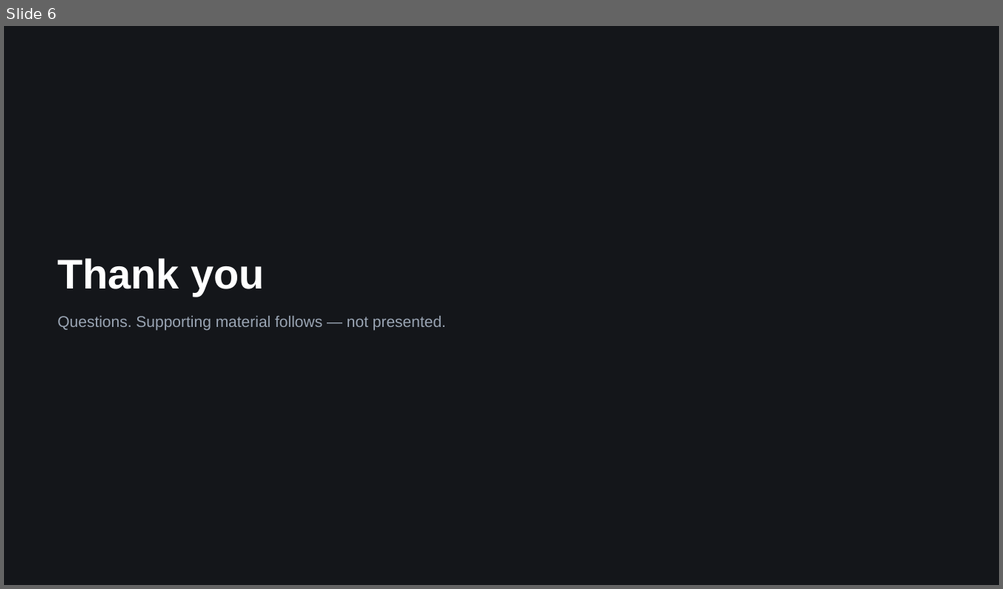
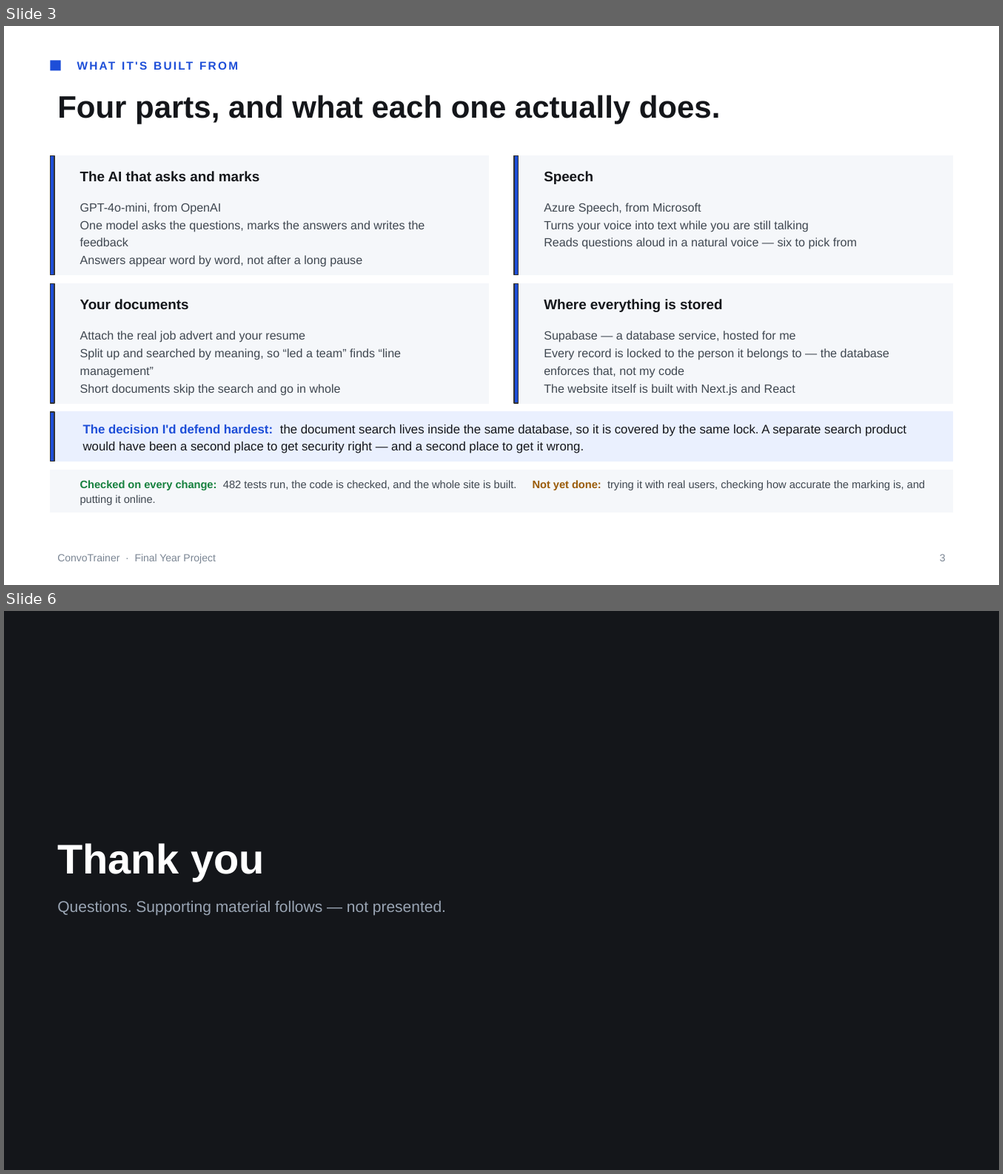
Before and after one commit to DylanTYX/social-interaction-app, a slide deck: docs/presentation/FYP-demo.pptx. Shown one above the other, each under a label of ours: slide 6 before the commit, slides 3 and 6 after it; the slides between them are not shown. The pictures are 1003x589 and 1003x1174 pixels, drawn with LibreOffice and Linux fonts; fonts in the diff are those of the drawing. Boxes give left, top, right and bottom in pixels: in the first picture for what was removed or moved away, otherwise in the second. Text is boxed around its words. In the diff, an @@ line names an element or a change of style, - is before the commit and + after.

```diff
--- a/docs/presentation/FYP-demo.pptx
+++ b/docs/presentation/FYP-demo.pptx
@@ slide 3 added at [4, 26, 999, 585], background #FFFFFF @@
@@ rectangle added at [51, 60, 61, 70], fill #1D4ED8 @@
@@ text added at [139, 62, 147, 70], 11 pt, text #1D4ED8, bold @@
+WHAT IT'S BUILT FROM
@@ text added at [57, 95, 720, 124], 30 pt, text #14161A, bold @@
+Four parts, and what each one actually does.
@@ rectangle added at [51, 156, 489, 275], fill #F5F7FA, outline #F5F7FA 1 pt @@
@@ rectangle added at [51, 156, 55, 275], fill #1D4ED8, outline #333333 1 pt @@
@@ rectangle added at [515, 156, 953, 275], fill #F5F7FA, outline #F5F7FA 1 pt @@
@@ rectangle added at [515, 156, 519, 275], fill #1D4ED8, outline #333333 1 pt @@
@@ text added at [80, 171, 259, 181], 13.5 pt, text #14161A, bold @@
+The AI that asks and marks
@@ text added at [543, 171, 593, 184], 13.5 pt, text #14161A, bold @@
+Speech
@@ text added at [80, 203, 424, 267], 11.5 pt, text #3F4750 @@
+GPT-4o-mini, from OpenAI
+One model asks the questions, marks the answers and writes the feedback
+Answers appear word by word, not after a long pause
@@ text added at [543, 203, 856, 249], 11.5 pt, text #3F4750 @@
+Azure Speech, from Microsoft
+Turns your voice into text while you are still talking
+Reads questions aloud in a natural voice — six to pick from
@@ rectangle added at [51, 284, 489, 403], fill #F5F7FA, outline #F5F7FA 1 pt @@
@@ rectangle added at [51, 284, 55, 403], fill #1D4ED8, outline #333333 1 pt @@
@@ rectangle added at [515, 284, 953, 403], fill #F5F7FA, outline #F5F7FA 1 pt @@
@@ rectangle added at [515, 284, 519, 403], fill #1D4ED8, outline #333333 1 pt @@
@@ text added at [80, 299, 188, 309], 13.5 pt, text #14161A, bold @@
+Your documents
@@ text added at [543, 299, 722, 312], 13.5 pt, text #14161A, bold @@
+Where everything is stored
@@ text added at [80, 331, 401, 396], 11.5 pt, text #3F4750 @@
+Attach the real job advert and your resume
+Split up and searched by meaning, so “led a team” finds “line management”
+Short documents skip the search and go in whole
@@ text added at [543, 331, 889, 396], 11.5 pt, text #3F4750 @@
+Supabase — a database service, hosted for me
+Every record is locked to the person it belongs to — the database enforces that, not my code
+The website itself is built with Next.js and React
@@ rectangle added at [51, 412, 952, 462], fill #EAF0FE, outline #EAF0FE 1 pt @@
@@ rectangle added at [51, 412, 55, 462], fill #1D4ED8, outline #333333 1 pt @@
@@ text added at [83, 425, 906, 454], 12 pt, text #14161A @@
+The decision I'd defend hardest: the document search lives inside the same database, so it is covered by the same lock. A separate search product would have been a second place to get security right — and a second place to get it wrong.
@@ rectangle added at [51, 471, 952, 512], fill #F5F7FA, outline #F5F7FA 1 pt @@
@@ text added at [80, 480, 925, 491], 10.5 pt, text #3F4750 @@
+Checked on every change: 482 tests run, the code is checked, and the whole site is built. Not yet done: trying it with real users, checking how accurate the marking is, and putting it online.
@@ text added at [57, 554, 215, 564], 10 pt, text #7A8593 @@
+ConvoTrainer · Final Year Project
@@ text added at [939, 554, 945, 562], 10 pt, text #7A8593 @@
+3
```
Also in this commit, not shown: 3 slides changed, 4 other slides added, 5 slides removed, 10 other files.
